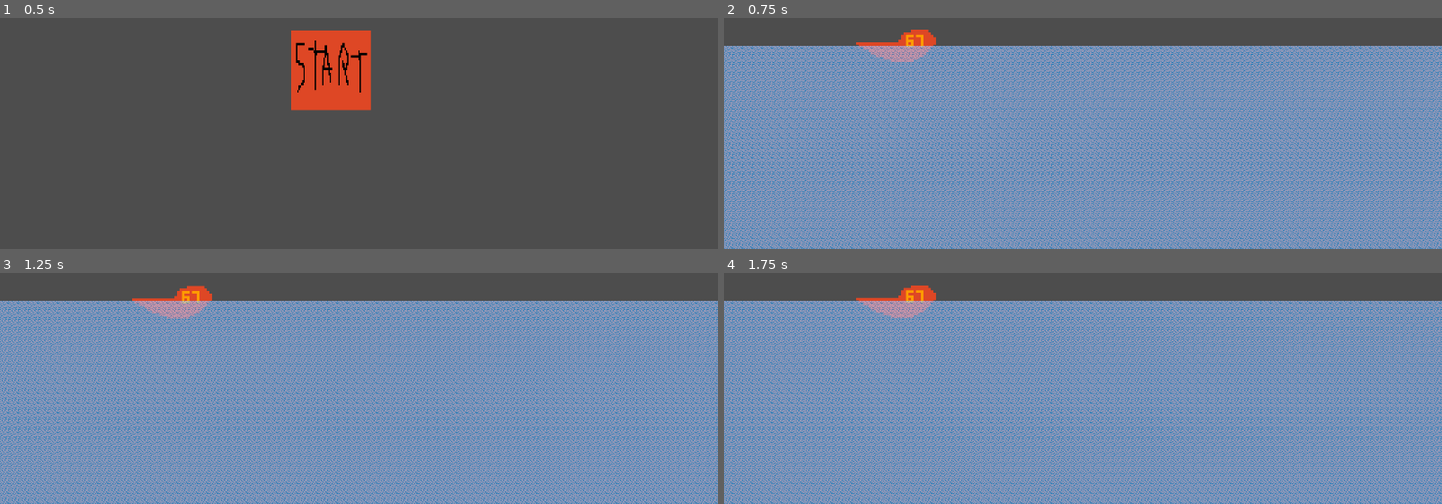
Above: before the commit, frames 1-4 (two rows, left to right).
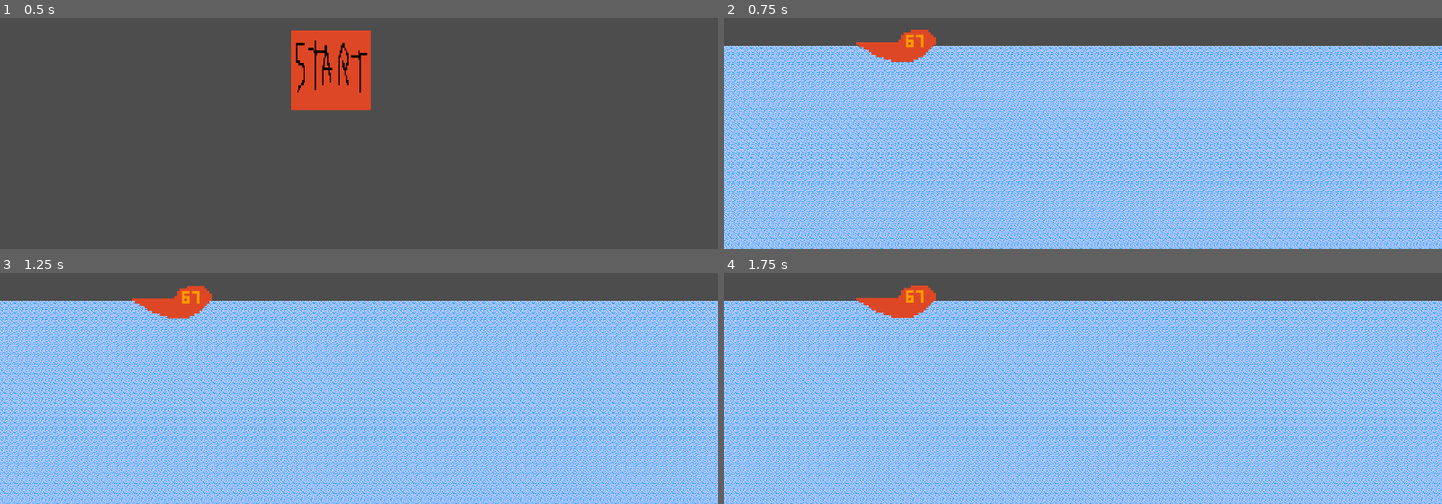
Above: after the commit, the same moments.

Repository: nathan-r-a-schultz/wave-rider
Game: Godot game, scene res://scenes/TitleScreen/TitleScreen.tscn
Same seed, same stepped clock (60 frames per second), same inputs: the game is played once before the commit and once after it.
Inputs (mouse positions are in pixels of both pictures, inside the frame that each line leads up to):
- Up to frame 1 (0.5 s): no input
- Up to frame 2 (0.75 s): click (1054, 71) at 0.5 s
- Up to frame 3 (1.25 s): no input
- Up to frame 4 (1.75 s): move the mouse to (1240, 282) at 1.27 s; click (1240, 282) at 1.42 s

Frame 1 is identical in both runs. In frame 2, 88% of the frame differs, in the area x 0-100%, y 12-100%; in frame 3, 88%; in frame 4, 88%.

Commit message:
feat: scrolling water

Diff:
--- a/scenes/Main/Main.tscn
+++ b/scenes/Main/Main.tscn
@@ -1,6 +1,7 @@
-[gd_scene load_steps=6 format=3 uid="uid://dhm3ap26ad055"]
+[gd_scene load_steps=7 format=3 uid="uid://dhm3ap26ad055"]
 
 [ext_resource type="Texture2D" uid="uid://ctkjk804454re" path="res://assets/water.png" id="1_brr1f"]
+[ext_resource type="Script" uid="uid://c3qxqx1qtbg3m" path="res://scenes/Main/water.gd" id="1_pkilc"]
 [ext_resource type="Script" uid="uid://bfmaa2o8jtjaf" path="res://scenes/Main/texture_rect.gd" id="2_pkilc"]
 [ext_resource type="Script" uid="uid://bomcl5x8jmoqs" path="res://scenes/Main/jetski.gd" id="3_d463r"]
 [ext_resource type="Texture2D" uid="uid://cap8qmy15iuns" path="res://assets/jetski.png" id="4_q8kdv"]
@@ -11,6 +12,7 @@
 [node name="Main" type="Node2D"]
 
 [node name="Water" type="Node2D" parent="."]
+script = ExtResource("1_pkilc")
 
 [node name="TextureRect" type="TextureRect" parent="Water"]
 z_index = 1
--- a/scenes/Main/texture_rect.gd
+++ b/scenes/Main/texture_rect.gd
@@ -1,4 +1,6 @@
 extends TextureRect
+
+
 
 func _ready():
 
--- /dev/null
+++ b/scenes/Main/water.gd
@@ -0,0 +1,41 @@
+extends Node2D
+
+@export var waterHeight := 326.0
+@export var scrollSpeed := 200.0
+
+var waterRects: Array[TextureRect] = []
+var screenWidth: float
+
+func _ready():
+	screenWidth = get_viewport().size.x
+	var screenSize = get_viewport().size
+	position.y = screenSize.y - waterHeight
+
+	setupScrollingWaterRects()
+
+func setupScrollingWaterRects():
+
+	for i in range(3):
+		var textureRect = TextureRect.new()
+		add_child(textureRect)
+
+		textureRect.texture = preload("res://assets/water.png")
+		textureRect.stretch_mode = TextureRect.STRETCH_TILE
+		textureRect.size = Vector2(screenWidth, waterHeight)
+		textureRect.position.x = i * screenWidth
+
+		waterRects.append(textureRect)
+
+func _process(delta):
+	for rect in waterRects:
+		rect.position.x -= scrollSpeed * delta
+
+		if rect.position.x + rect.size.x < 0:
+			rect.position.x = findRightMostRectPosition() + screenWidth
+
+func findRightMostRectPosition():
+	var rightmost = -999999.0
+
+	for rect in waterRects:
+		rightmost = max(rightmost, rect.position.x)
+		return rightmost
Not shown, added: scenes/Main/water.gd.uid
